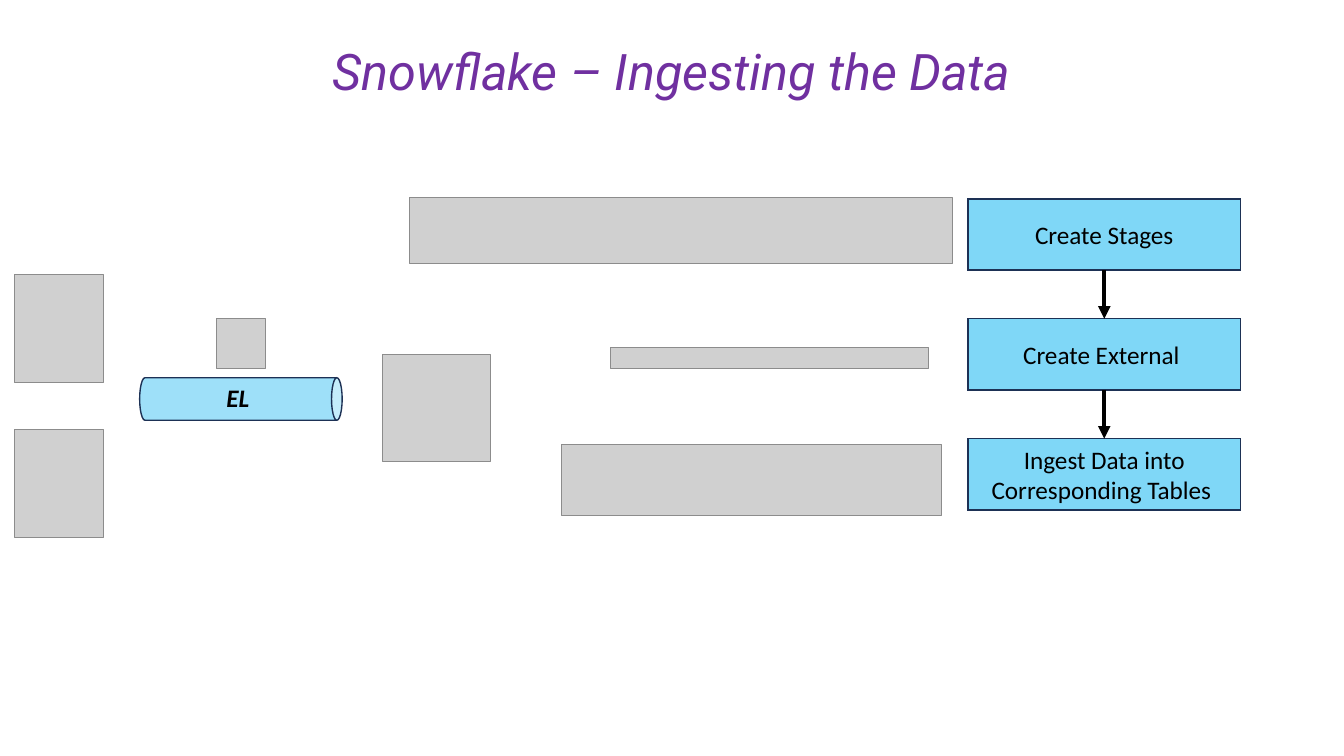
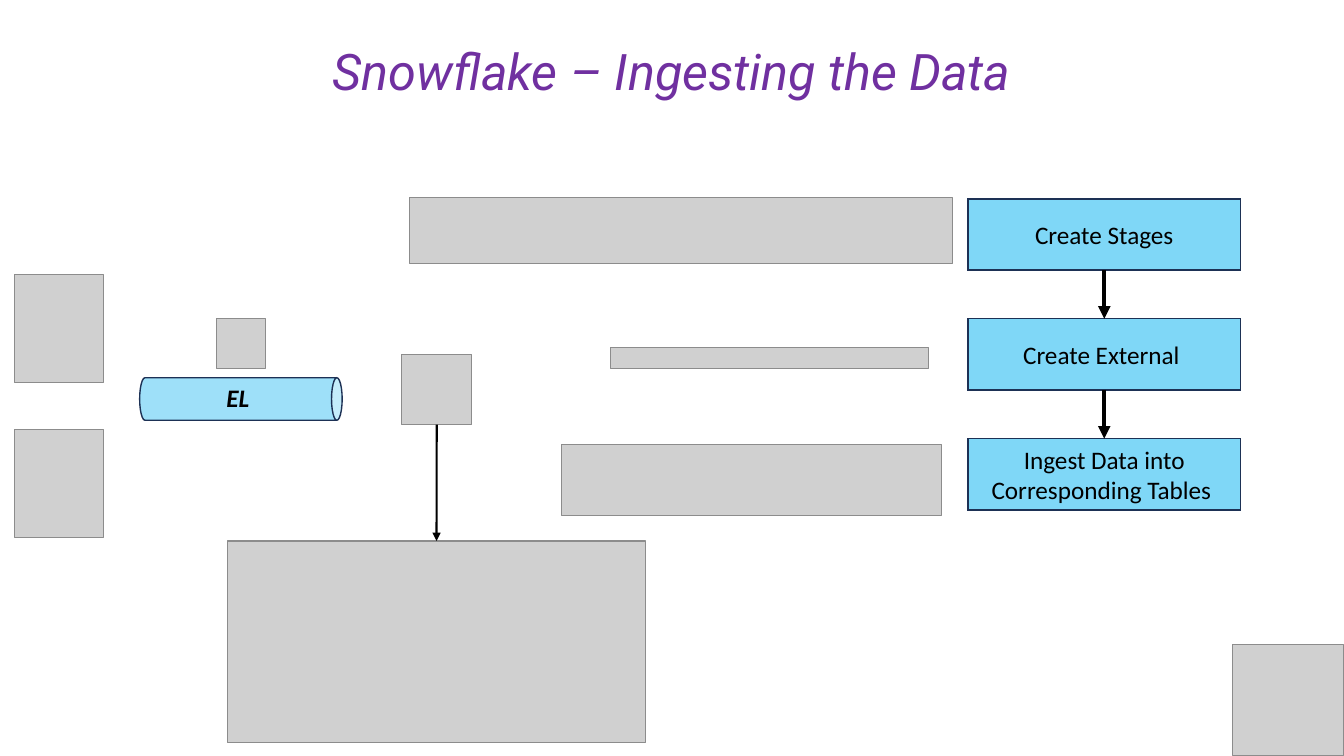
Before and after one commit to cesaramehri/Firn_CaseStudyTest, a slide deck: slide 8 of Case Study - Presentation.pptx. Drawn at 1344x756 pixels with LibreOffice and Linux fonts; fonts in the diff are those of the drawing; grey boxes stand for pictures. Boxes give left, top, right and bottom in pixels: in the first picture for what was removed or moved away, otherwise in the second. Text is boxed around its words. In the diff, an @@ line names an element or a change of style, - is before the commit and + after.

```diff
--- a/Case Study - Presentation.pptx
+++ b/Case Study - Presentation.pptx
@@ picture resized from (x1=383, y1=355, x2=490, y2=462) to (x1=401, y1=355, x2=472, y2=425) @@
@@ arrow added from (437, 424) to (437, 541), #000000 1.5 pt @@
@@ picture added at (x1=228, y1=541, x2=646, y2=743) @@
@@ picture added at (x1=1233, y1=645, x2=1344, y2=756) @@
```
Also in this commit, not shown: 8 other slides changed, 7 slides added, 5 other files.
